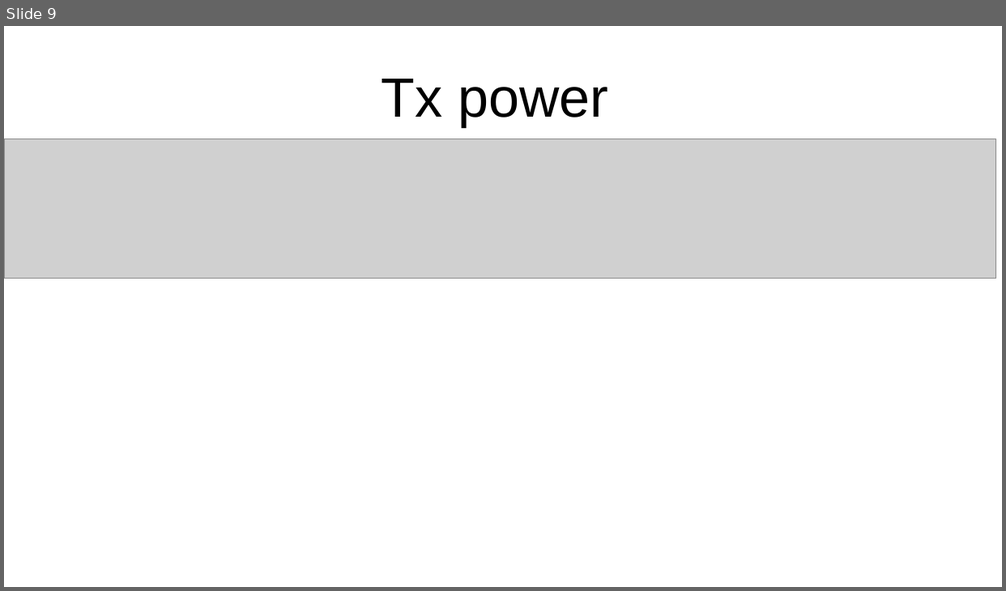
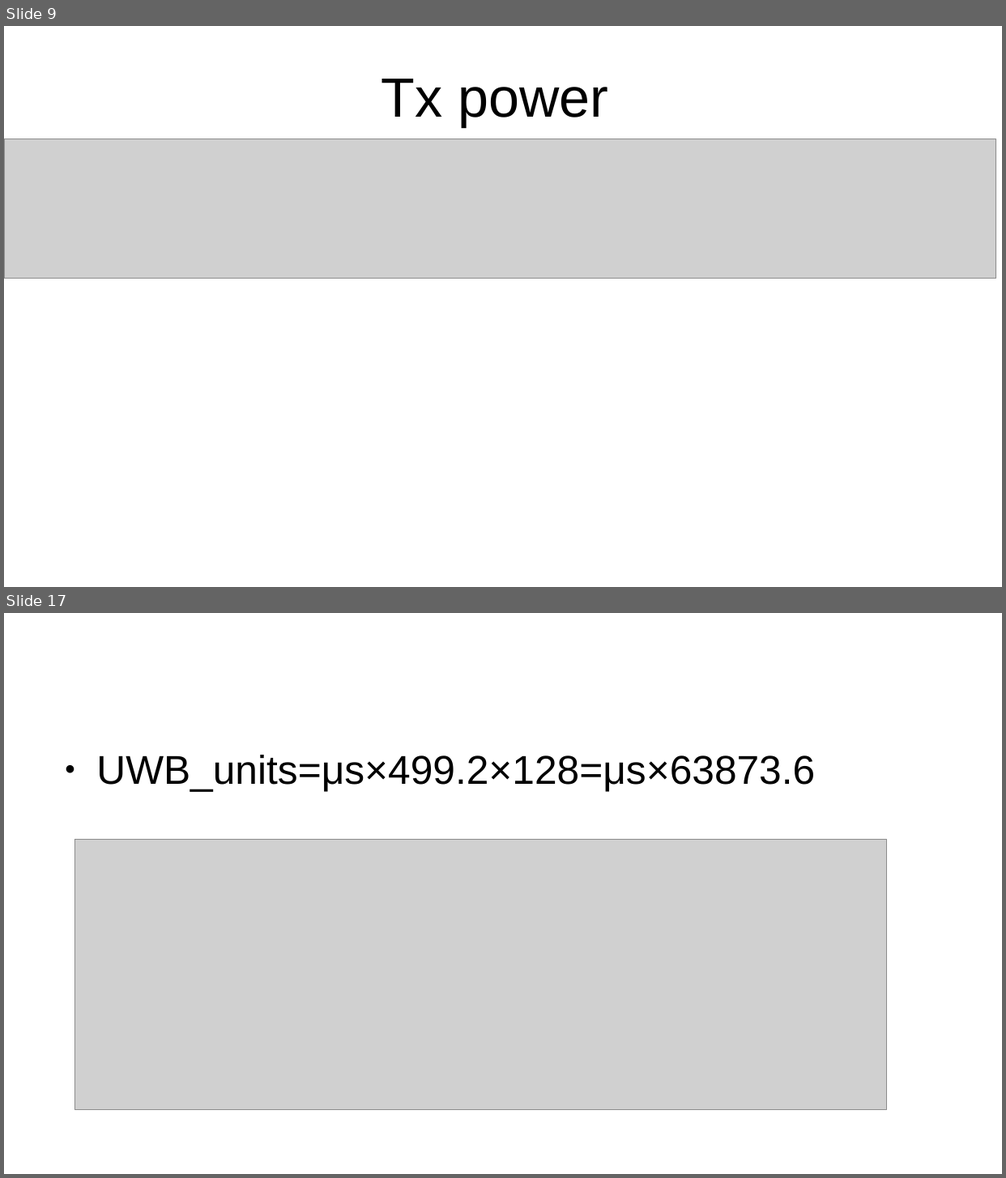
Before and after one commit to Shinjinok/dwm1001_ex, a slide deck: DWm1001_EXAMPLE_BUILD.odp. Shown one above the other, each under a label of ours: slide 9 before the commit, slides 9 and 17 after it; the slides between them are not shown. The pictures are 1006x591 and 1006x1178 pixels, drawn with LibreOffice and Linux fonts; fonts in the diff are those of the drawing; grey boxes stand for pictures. Boxes give left, top, right and bottom in pixels: in the first picture for what was removed or moved away, otherwise in the second. Text is boxed around its words. In the diff, an @@ line names an element or a change of style, - is before the commit and + after.

```diff
--- a/DWm1001_EXAMPLE_BUILD.odp
+++ b/DWm1001_EXAMPLE_BUILD.odp
@@ slide 17 added at box(4, 613, 1002, 1174), background #FFFFFF @@
@@ text added at box(96, 755, 815, 792), 32 pt, text #000000 @@
+● UWB_units=μs×499.2×128=μs×63873.6
@@ picture added at box(74, 839, 887, 1110) @@
```
Also in this commit, not shown: 1 slide changed, 8 other slides added, 6 other files.
